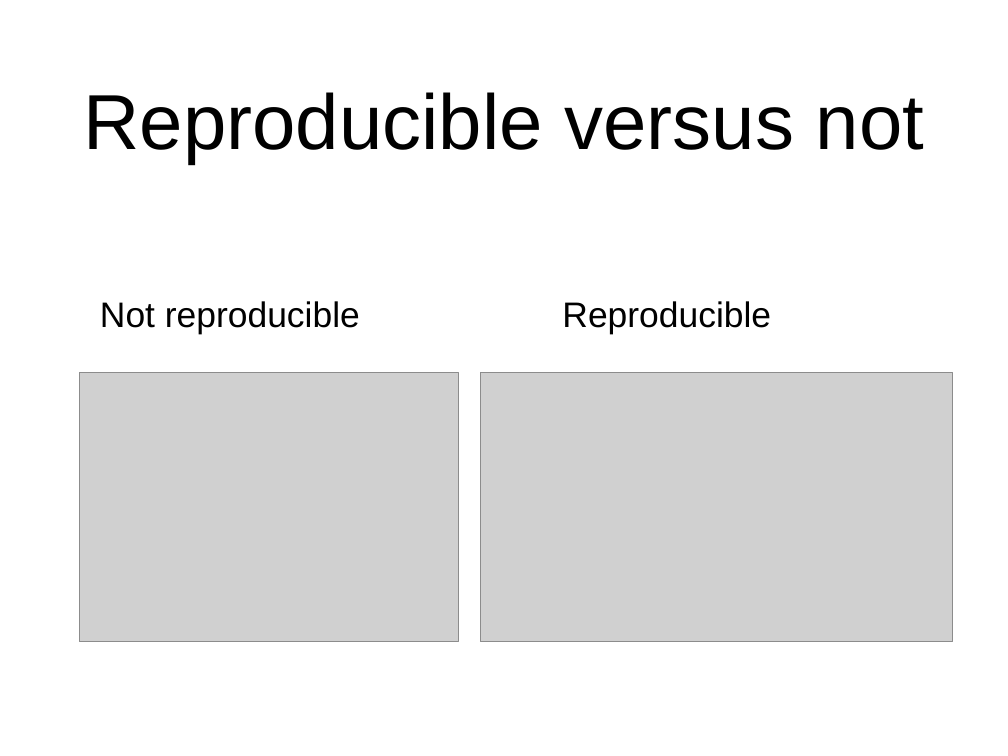
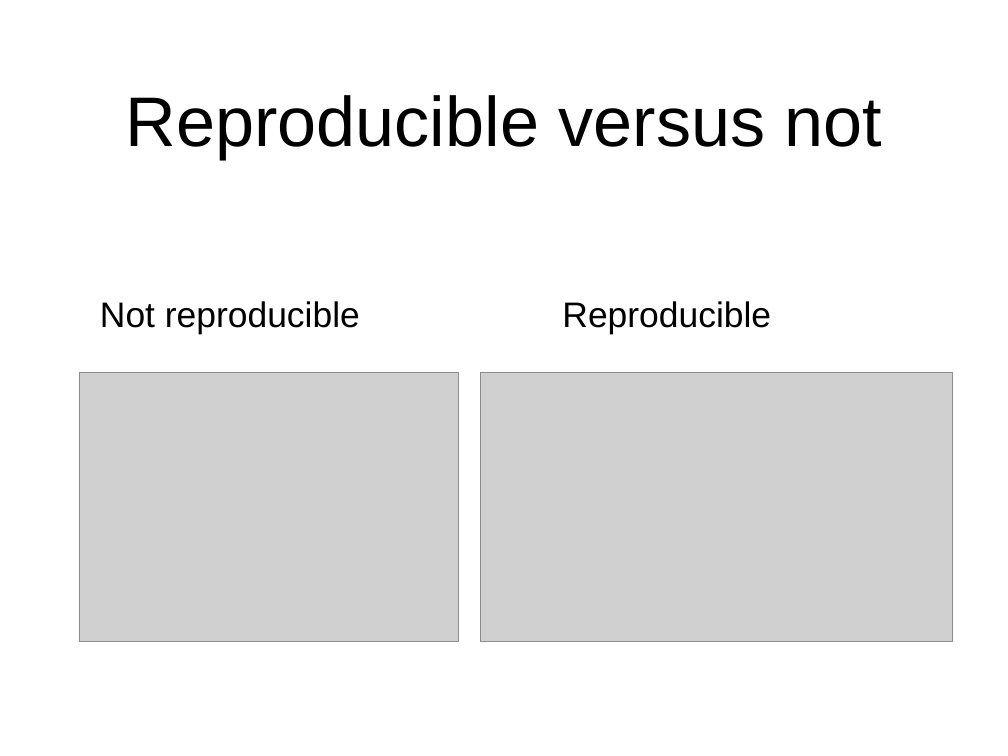
Before and after one commit to seanchrismurphy/A-Psychologists-Guide-to-R, a slide deck: slide 3 of Week 6/Tidy data.pptx. Drawn at 1008x756 pixels with LibreOffice and Linux fonts; fonts in the diff are those of the drawing; grey boxes stand for pictures. Boxes give left, top, right and bottom in pixels: in the first picture for what was removed or moved away, otherwise in the second. Text is boxed around its words. In the diff, an @@ line names an element or a change of style, - is before the commit and + after.

```diff
--- a/Week 6/Tidy data.pptx
+++ b/Week 6/Tidy data.pptx
@@ title "Reproducible versus not" at [126,95,882,159]: size 79.2 to 71.3 pt @@
```
Also in this commit, not shown: 3 other slides changed, 1 slide added, 5 other files.
